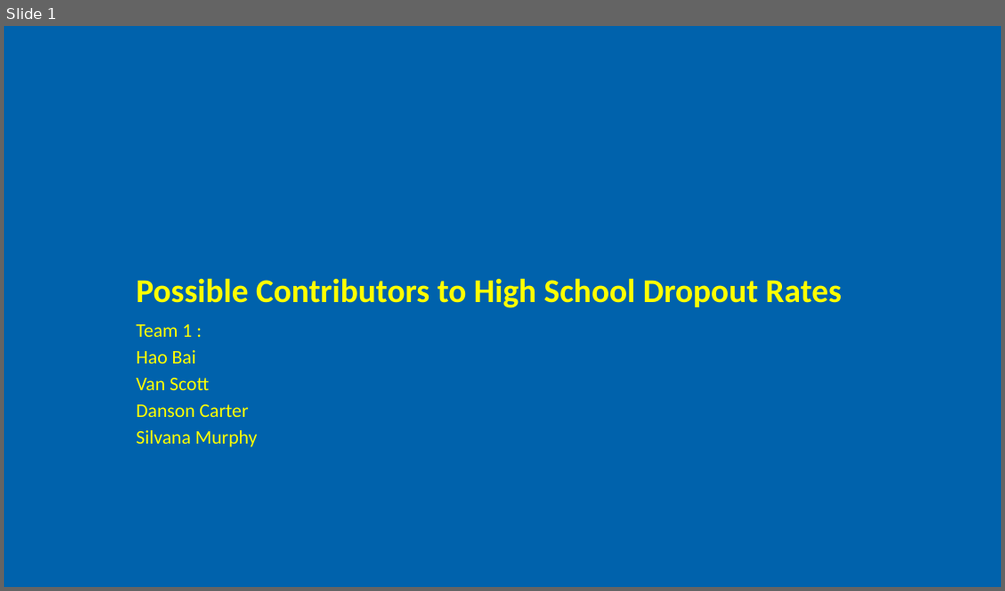
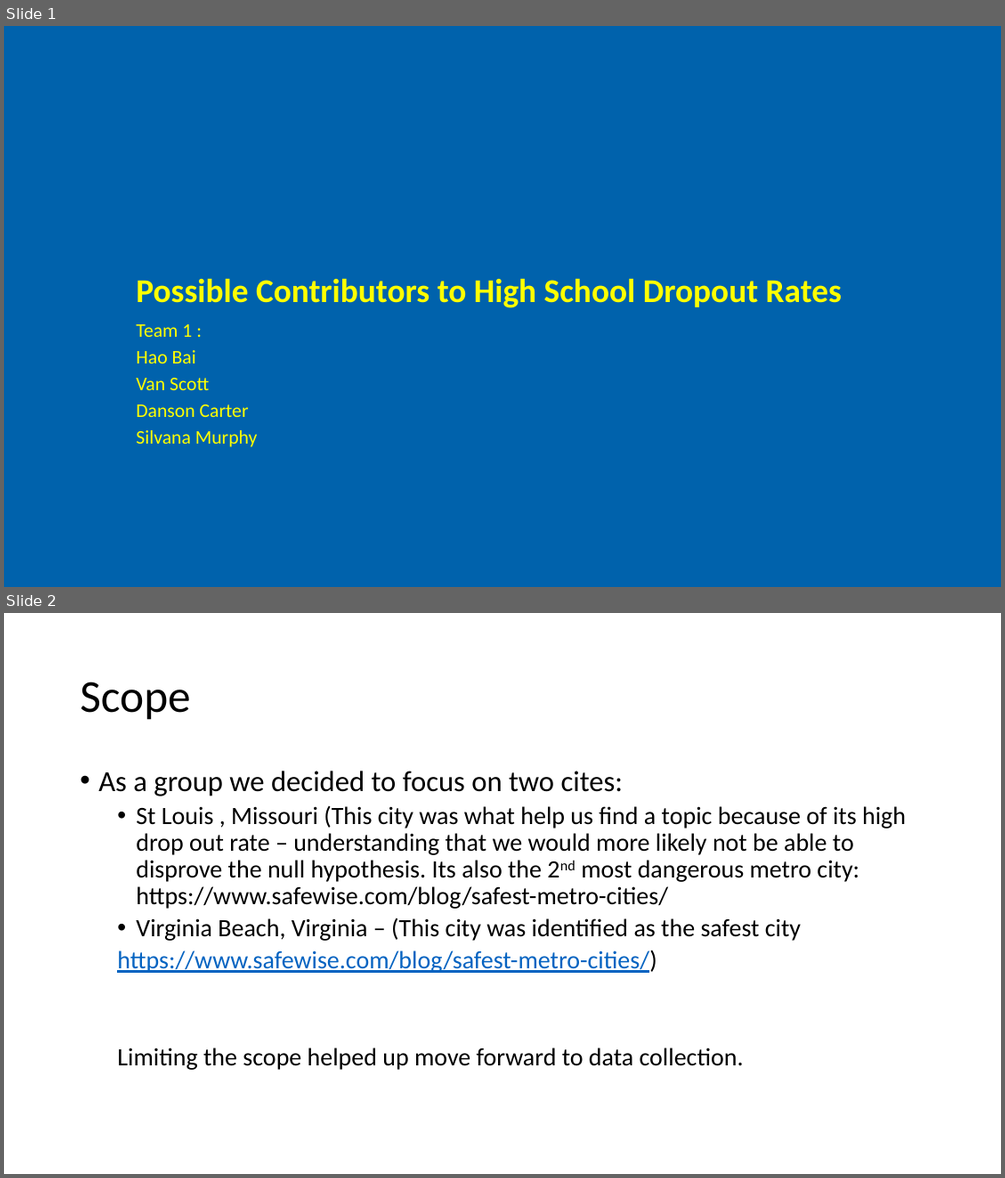
Before and after one commit to SSMDFW/project_1_team_1, a slide deck: Presentation.pptx. Shown one above the other, each under a label of ours: slide 1 before the commit, slides 1 and 2 after it. The pictures are 1005x591 and 1005x1178 pixels, drawn with LibreOffice and Linux fonts; fonts in the diff are those of the drawing. Boxes give left, top, right and bottom in pixels: in the first picture for what was removed or moved away, otherwise in the second. Text is boxed around its words. In the diff, an @@ line names an element or a change of style, - is before the commit and + after.

```diff
--- a/Presentation.pptx
+++ b/Presentation.pptx
@@ slide 2 added at bbox=[4, 613, 1001, 1174], background #FFFFFF @@
@@ title added at bbox=[80, 682, 190, 720], 44 pt, text #000000 @@
+Scope
@@ text added at bbox=[98, 771, 906, 1070], 24 pt, text #000000 @@
+• As a group we decided to focus on two cites:
+  • St Louis , Missouri (This city was what help us find a topic because of its high drop out rate – understanding that we would more likely not be able to disprove the null hypothesis. Its also the 2nd most dangerous metro city: https://www.safewise.com/blog/safest-metro-cities/
+  • Virginia Beach, Virginia – (This city was identified as the safest city
+  https://www.safewise.com/blog/safest-metro-cities/)
+  Limiting the scope helped up move forward to data collection.
```
Also in this commit, not shown: 2 slides changed, 1 other file.
